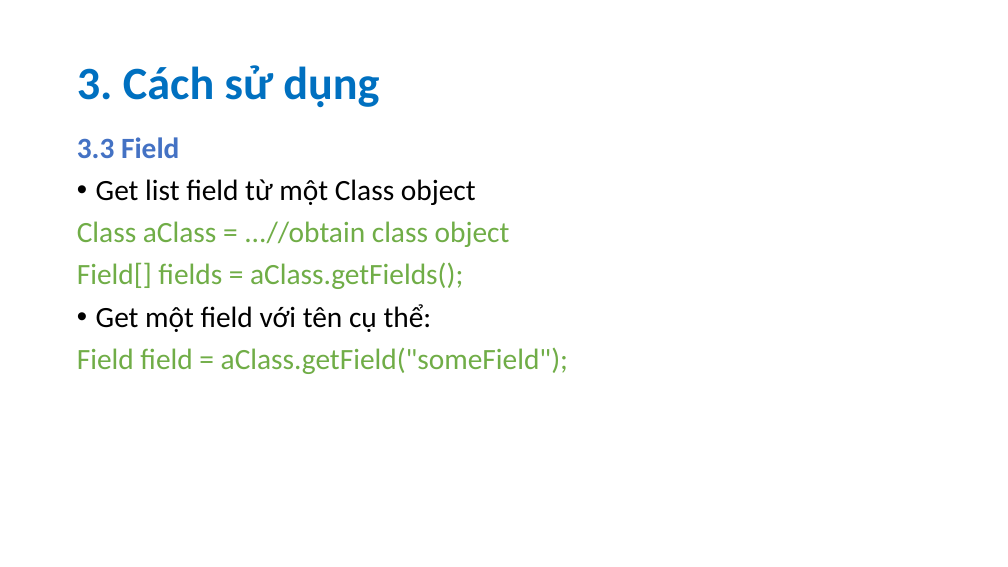
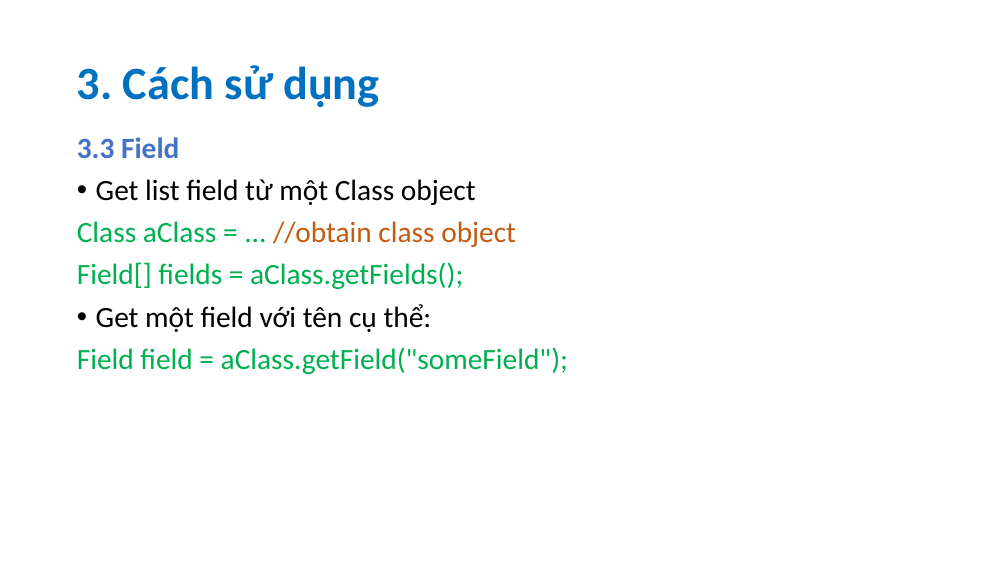
Before and after one commit to quanguefa23/Seminar-Java-Reflection, a slide deck: slide 11 of slide.pptx. Drawn at 1008x567 pixels with LibreOffice and Linux fonts; fonts in the diff are those of the drawing. Boxes give left, top, right and bottom in pixels: in the first picture for what was removed or moved away, otherwise in the second. Text is boxed around its words. In the diff, an @@ line names an element or a change of style, - is before the commit and + after.

```diff
--- a/slide.pptx
+++ b/slide.pptx
@@ text at (77, 221, 516, 247): text changed; text colour #70AD47 to #C55A11 @@
-Class aClass = ...//obtain class object
+Class aClass = ... //obtain class object
@@ text at (77, 262, 568, 374): text colour #70AD47 to #00B050 in "Field[] fields = aClass.getFields();", "Field field = aClass.getField("someField");" @@
```
Also in this commit, not shown: 10 other slides changed, 3 slides added, 1 other file.
